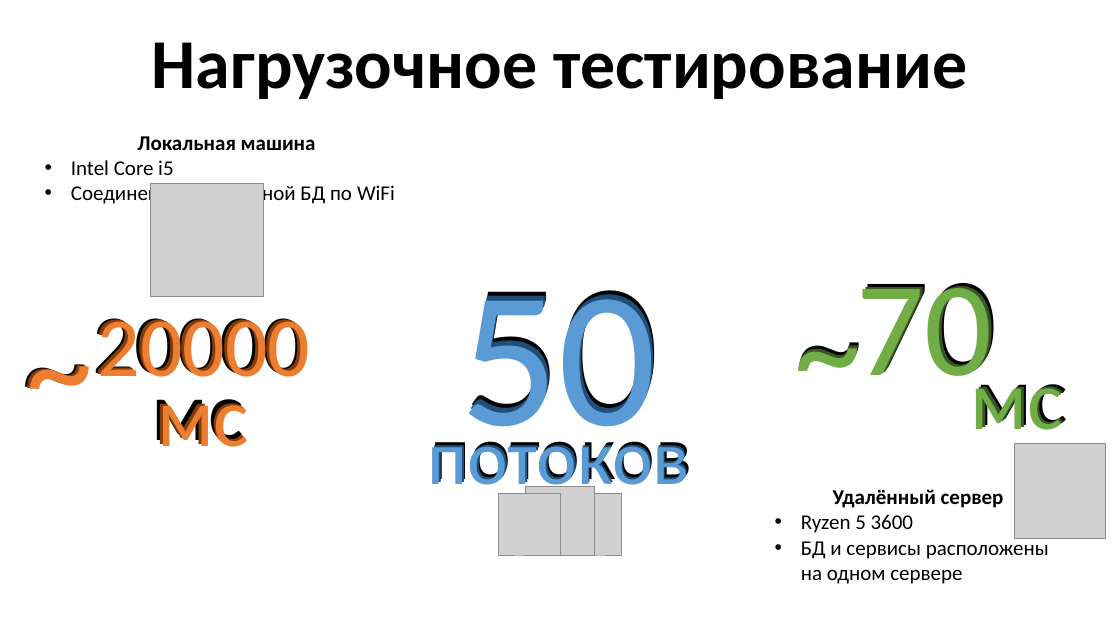
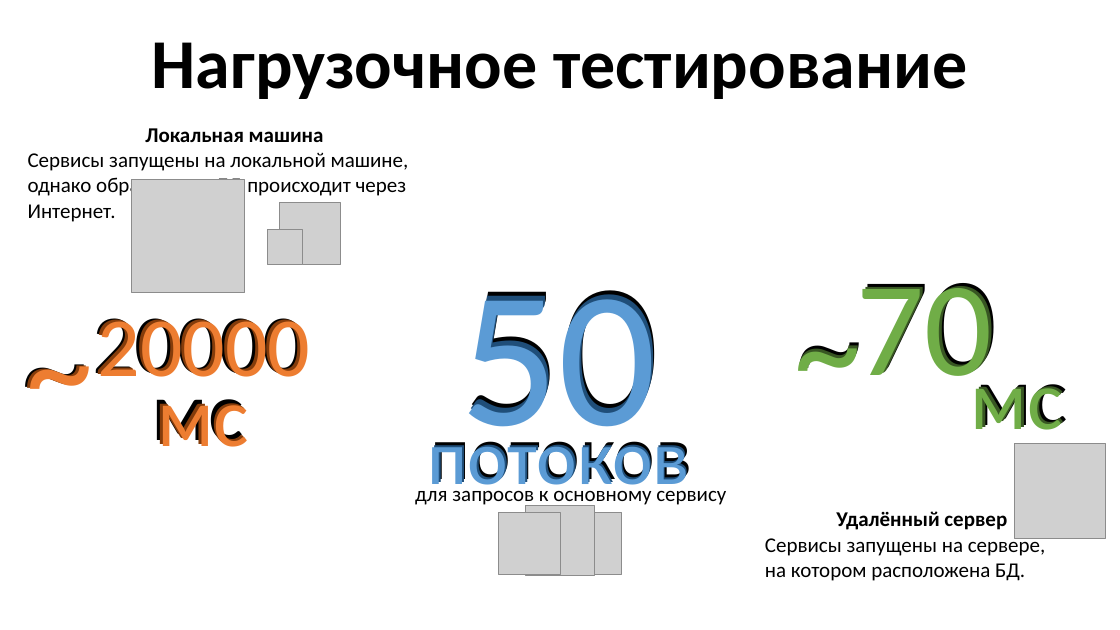
Before and after one commit to YoungTeurus/CreditAndUserServices, a slide deck: slide 16 of docs/Java 3 - presentation (without animation).pptx (slide 13 before the commit). Drawn at 1120x630 pixels with LibreOffice and Linux fonts; fonts in the diff are those of the drawing; grey boxes stand for pictures. Boxes give left, top, right and bottom in pixels: in the first picture for what was removed or moved away, otherwise in the second. Text is boxed around its words. In the diff, an @@ line names an element or a change of style, - is before the commit and + after.

```diff
--- a/docs/Java 3 - presentation (without animation).pptx
+++ b/docs/Java 3 - presentation (without animation).pptx
@@ text added at [28, 128, 409, 222], 18 pt, text #000000 @@
+Локальная машина
+Сервисы запущены на локальной машине, однако обращение к БД происходит через Интернет.
@@ text removed at [71, 136, 395, 207] @@
-Локальная машина
-• Intel Core i5
-• Соединение с удалённой БД по WiFi
@@ picture: place and size @@
-picture at [150, 183, 264, 297]
+picture at [132, 180, 245, 293]
@@ picture added at [280, 203, 341, 265] @@
@@ picture added at [267, 230, 302, 266] @@
@@ text added at [415, 484, 726, 508], 18 pt, text #000000 @@
+для запросов к основному сервису
@@ text "Удалённый сервер": place and size @@
-text "Удалённый сервер" at [801, 489, 1049, 584]
+text "Удалённый сервер" at [765, 511, 1045, 581]
@@ 3 pictures: place and size @@
-3 pictures at [498, 486, 623, 555]
+3 pictures at [498, 506, 623, 575]
@@ text at [765, 534, 1045, 581]: text changed @@
-• Ryzen 5 3600
-• БД и сервисы расположены на одном сервере
+Сервисы запущены на сервере,
+на котором расположена БД.
```
Also in this commit, not shown: 8 other slides changed, 3 slides added, 2 other files.
